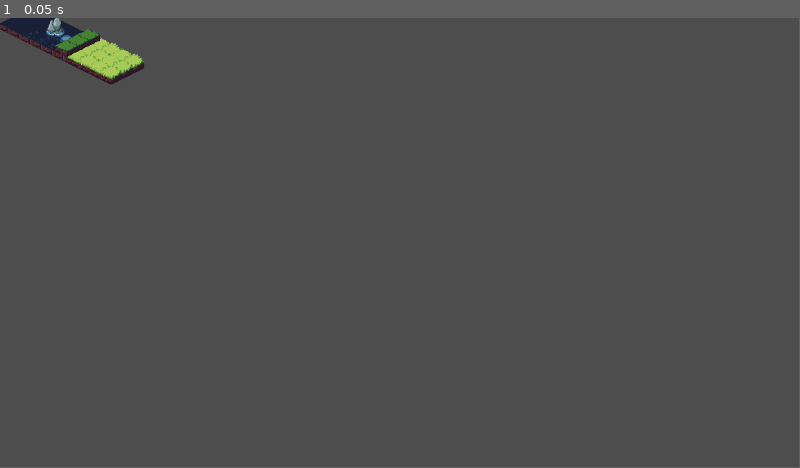
Above: before the commit, frame 1.
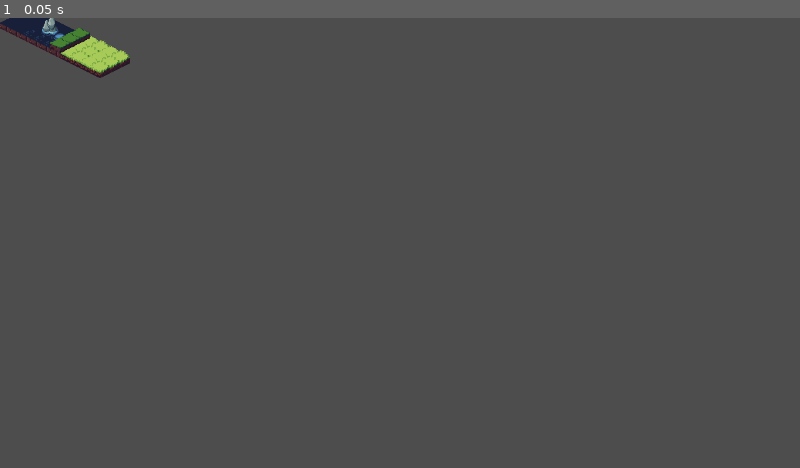
Above: after the commit, the same moment.

Repository: cinnamew/sillyhorrorgame
Game: Godot game, scene res://main.tscn
The game is run twice, just before and just after one commit, with the same random seed, the same clock (stepped at 60 frames per second) and the same inputs.
Inputs:
- Up to frame 1 (0.05 s): no input
In our replay, the window is 799x449 before the commit and 800x450 after it. These sizes can differ from the game's own. Grey fills any space a smaller window leaves; there, only what the larger window draws over its background counts as a difference.

The runs differ from the first frame. In frame 1, 0.7% of the frame differs, in the area x 0-18%, y 0-15%.

Commit message:
start title screen + change dimensions

Diff:
--- /dev/null
+++ b/silly-horror-game/Scenes/TitleScreen.tscn
@@ -0,0 +1,21 @@
+[gd_scene load_steps=2 format=3 uid="uid://bmlbhbtn723pa"]
+
+[ext_resource type="Texture2D" uid="uid://ff0meyfei8i0" path="res://Assets/placeholders/nightbg.png" id="1_uebgo"]
+
+[node name="TitleScreen" type="Control"]
+layout_mode = 3
+anchors_preset = 15
+anchor_right = 1.0
+anchor_bottom = 1.0
+grow_horizontal = 2
+grow_vertical = 2
+
+[node name="background" type="TextureRect" parent="."]
+layout_mode = 1
+anchors_preset = 15
+anchor_right = 1.0
+anchor_bottom = 1.0
+grow_horizontal = 2
+grow_vertical = 2
+texture = ExtResource("1_uebgo")
+expand_mode = 3
--- a/silly-horror-game/project.godot
+++ b/silly-horror-game/project.godot
@@ -15,6 +15,11 @@
 config/features=PackedStringArray("4.4", "GL Compatibility")
 config/icon="res://icon.svg"
 
+[display]
+
+window/size/viewport_width=1280
+window/size/viewport_height=720
+
 [rendering]
 
 renderer/rendering_method="gl_compatibility"
Not shown, added: silly-horror-game/Assets/placeholders/nightbg.png.import
Not shown, added: silly-horror-game/Assets/placeholders/nightbg.png
